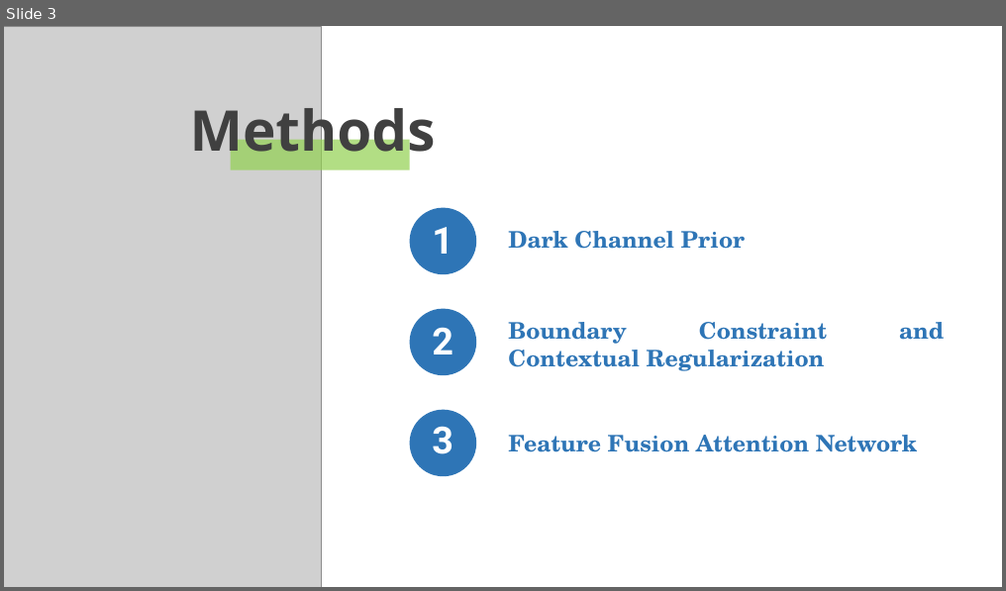
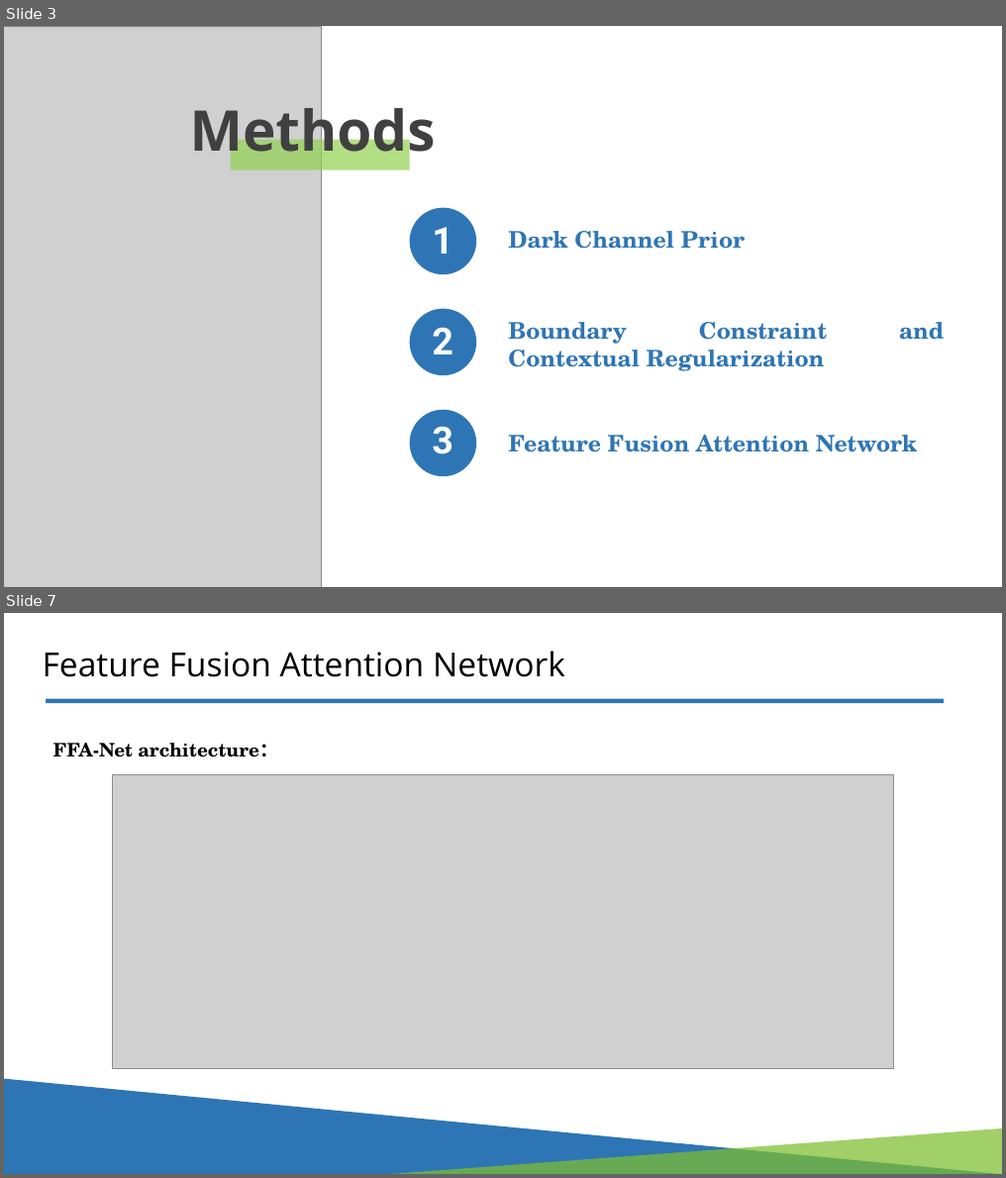
Before and after one commit to LiaochengStar/Defogging_Project_DIP, a slide deck: papers/group14_image_defogging.pptx. Shown one above the other, each under a label of ours: slide 3 before the commit, slides 3 and 7 after it; the slides between them are not shown. The pictures are 1006x591 and 1006x1178 pixels, drawn with LibreOffice and Linux fonts; fonts in the diff are those of the drawing; grey boxes stand for pictures. Boxes give left, top, right and bottom in pixels: in the first picture for what was removed or moved away, otherwise in the second. Text is boxed around its words. In the diff, an @@ line names an element or a change of style, - is before the commit and + after.

```diff
--- a/papers/group14_image_defogging.pptx
+++ b/papers/group14_image_defogging.pptx
@@ slide 7 added at [4,613,1002,1174], background #FFFFFF @@
@@ text added at [43,651,565,677], 32 pt, text #000000 @@
+Feature Fusion Attention Network
@@ rectangle added at [46,699,944,703], fill #2E75B5 @@
@@ text added at [54,743,278,758], 18 pt, text #000000, bold @@
+FFA-Net architecture：
@@ picture added at [113,774,893,1069] @@
@@ freeform shape added at [4,1079,1002,1174], fill #2E75B5 @@
@@ freeform shape added at [386,1129,1002,1174], fill #7EBF2F at 73% opacity @@
```
Also in this commit, not shown: 1 slide changed, 3 other slides added.
